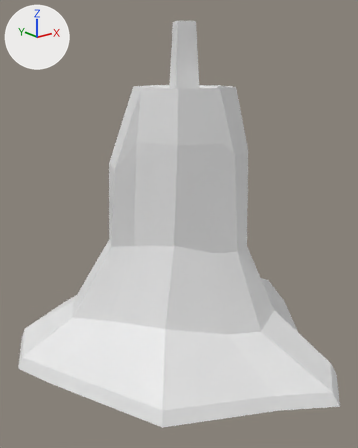
What one commit did to the FBX model Assets/Assetpacks/PolygonFantasyKingdom/Models/SM_Prop_Candle_Melted_01.fbx.
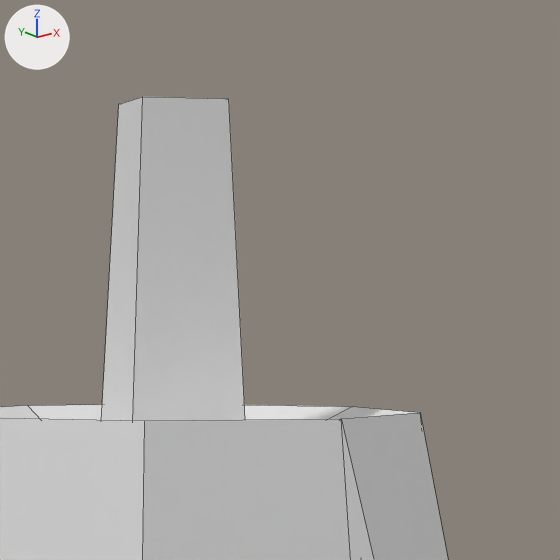
Old and new are each drawn whole from a camera (50 mm lens) standing at (-0.1693, -0.1965, 0.1521) and looking at (-0.0101, 0.0024, 0.0726) and again close up on the part from 41% to 74% of the width and 0% to 26% of the height. Lighting does not change. The marker at upper left points along +X, +Y and +Z. The close-ups show mesh edges as thin lines. Materials are left out; every surface is plain grey. Where no turn or scale is listed for an object, it has been applied to the vertices.

Names of what the first close-up shows: 'SM_Prop_Candle_Melted_01'.
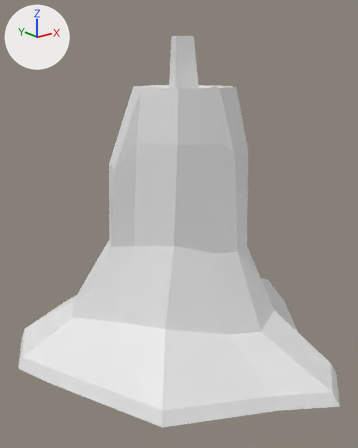
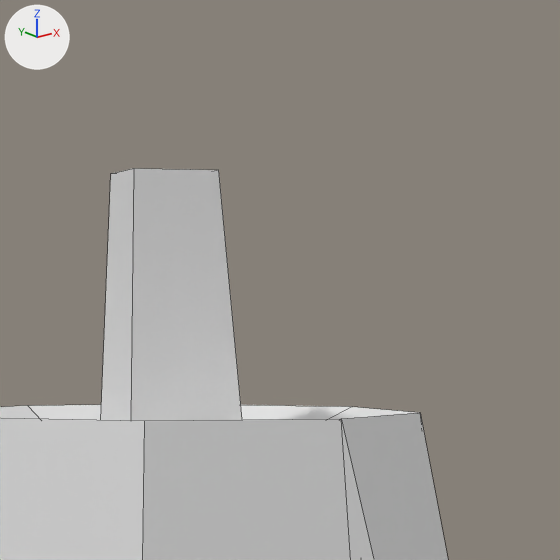
The newer file is also turned or shifted as a whole; pictures and numbers use the older file's frame.

Location of each change, (x1, y1, x2, y2) in pixels of the close-ups (560 x 560 px; the box of a moved part takes in the faces that stretch with it):
```json
{"object": "SM_Prop_Candle_Melted_01", "change": "reshaped", "before": [0, 97, 448, 560], "after": [0, 168, 448, 560]}
{"part": 1, "of": "me_mesh", "change": "moved or reshaped", "before": [102, 97, 245, 421], "after": [101, 168, 242, 421]}
```

Scene script edits in JSON lines:
```json
{"block": "me_mesh", "where": "me_mesh.from_pydata(...)  # 81 vertices, 79 faces; spans x -0.093..0.093, y -0.089..0.089, z 0.0..0.174"}
{"block": "me_mesh", "where": "# used by ob_sm_prop_candle_melted_01; location = (0.0, 0.0, 0.0)"}
{"block": "me_mesh", "where": "# before: 20 (-0.001, 0.005, 0.174), 21 (-0.009, 0.009, 0.174) at pixel (118, 104), 22 (-0.012, 0.0, 0.174) at pixel (142, 96), 23 (-0.004, -0.003, 0.174) at pixel (228, 98)"}
{"block": "me_mesh", "change": "me_mesh part 1"}
{"op": "add", "block": "me_mesh", "code": "for i in [*range(20, 24)]: me_mesh.vertices[i].co += Vector((0.001, 0.003, -0.006))"}
```
